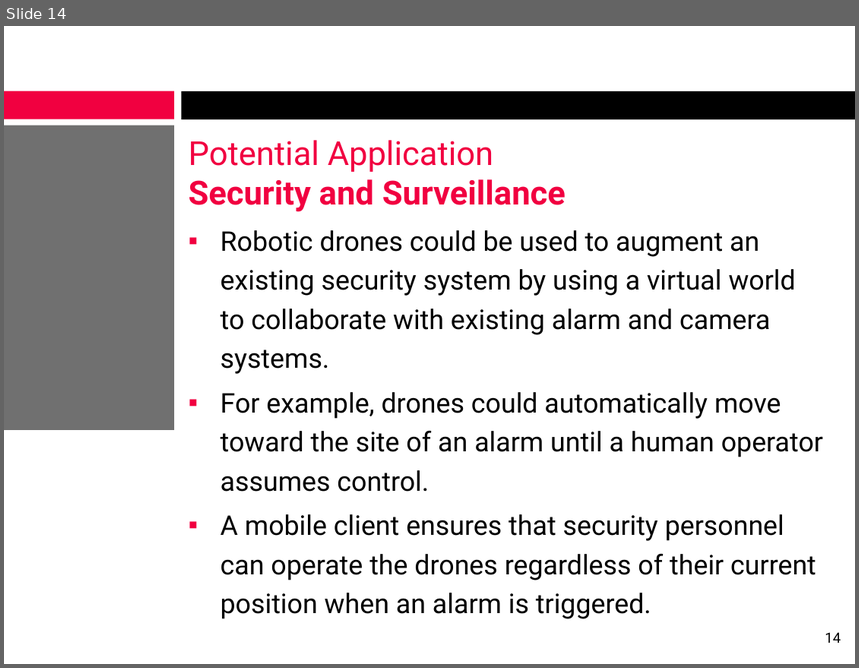
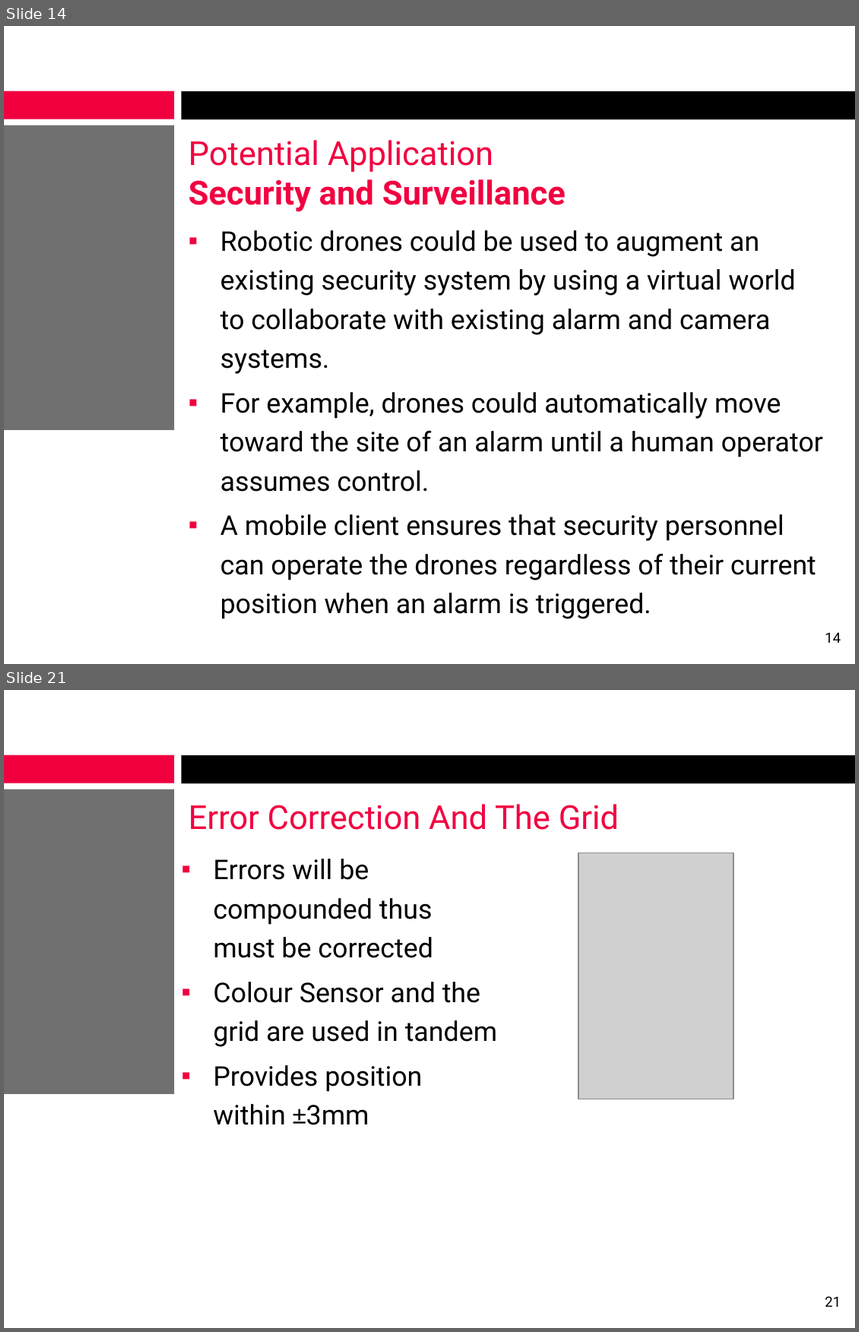
Before and after one commit to alexcraig/RoboWars, a slide deck: docs/presentation_slides/RoboWarsPresentation_AlexCraig.pptx. Shown one above the other, each under a label of ours: slide 14 before the commit, slides 14 and 21 after it; the slides between them are not shown. The pictures are 859x668 and 859x1332 pixels, drawn with LibreOffice and Linux fonts; fonts in the diff are those of the drawing; grey boxes stand for pictures; background and template pictures are left out. Boxes give left, top, right and bottom in pixels: in the first picture for what was removed or moved away, otherwise in the second. Text is boxed around its words. In the diff, an @@ line names an element or a change of style, - is before the commit and + after.

```diff
--- a/docs/presentation_slides/RoboWarsPresentation_AlexCraig.pptx
+++ b/docs/presentation_slides/RoboWarsPresentation_AlexCraig.pptx
@@ slide 21 added at bbox=[4, 690, 855, 1328], background #FFFFFF; not listed: 3 template elements that a slide beside it also shows @@
@@ title added at bbox=[189, 804, 619, 830], 28 pt, text #F10040 @@
+Error Correction And The Grid
@@ text added at bbox=[213, 859, 497, 1125], 23 pt, text #000000 @@
+▪ Errors will be compounded thus must be corrected
+▪ Colour Sensor and the grid are used in tandem
+▪ Provides position within ±3mm
@@ picture added at bbox=[579, 853, 734, 1100] @@
@@ page number added at bbox=[825, 1296, 841, 1307], 12 pt, text #000000 @@
+21
```
Also in this commit, not shown: 1 slide changed, 7 other slides added.
